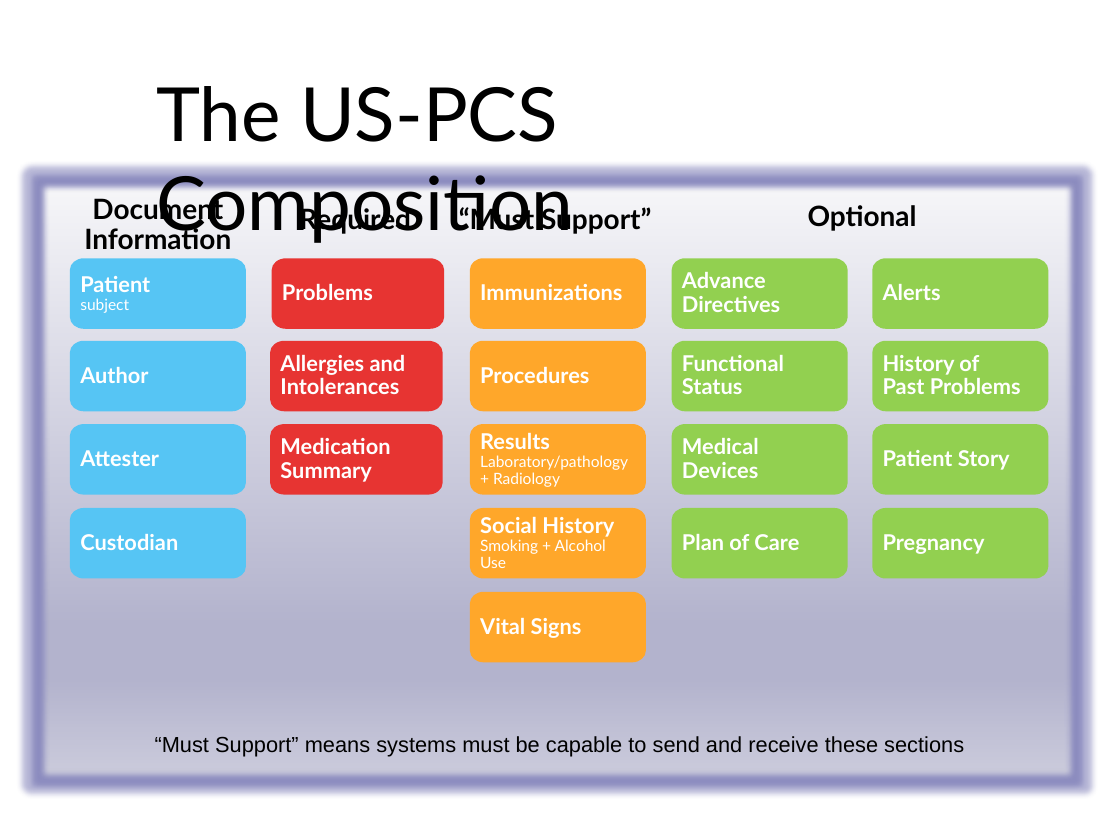
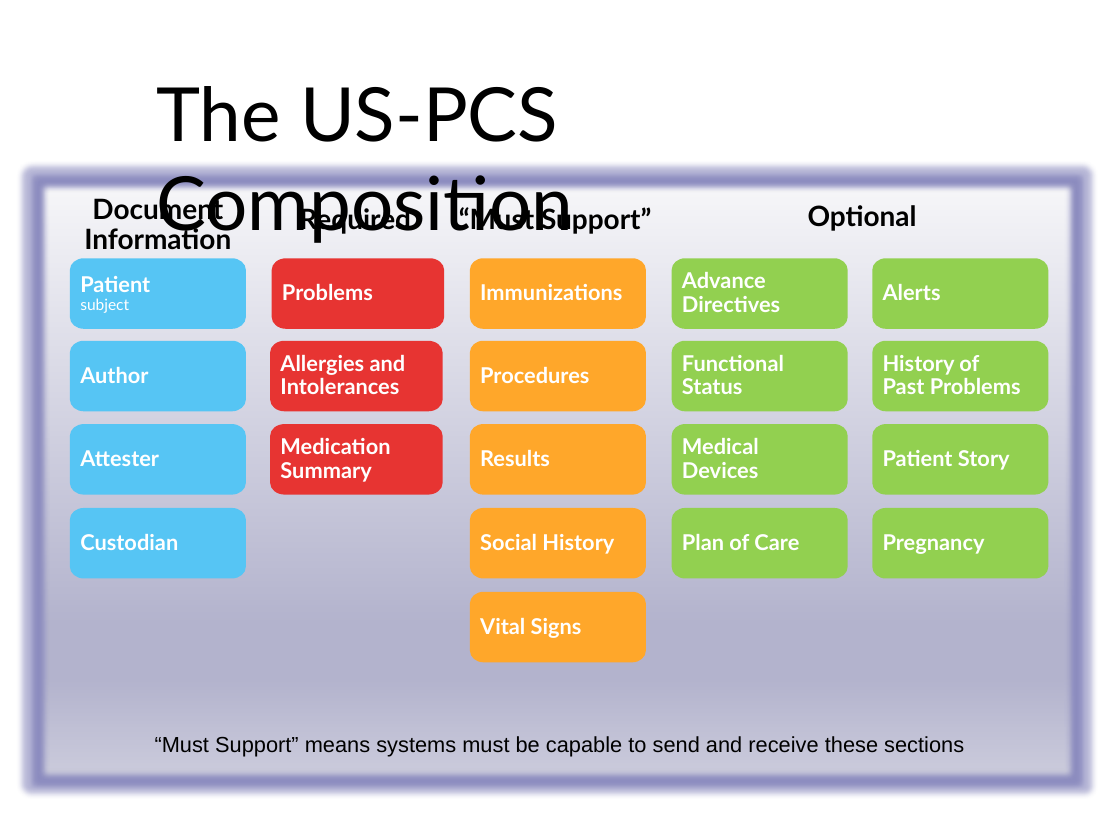
Before and after one commit to HL7/us-fhir-ps, a slide deck: slide 2 of US-PCS ballot images 2026.pptx. Drawn at 1120x840 pixels with LibreOffice and Linux fonts; fonts in the diff are those of the drawing. Boxes give left, top, right and bottom in pixels: in the first picture for what was removed or moved away, otherwise in the second. Text is boxed around its words. In the diff, an @@ line names an element or a change of style, - is before the commit and + after.

```diff
--- a/US-PCS ballot images 2026.pptx
+++ b/US-PCS ballot images 2026.pptx
@@ text in freeform shape at (480,450,550,466): text changed; size 10 to 14 pt; bold on @@
-Results
-Laboratory/pathology + Radiology
+Results
@@ text in freeform shape at (480,534,614,554): text changed; size 10 to 14 pt; bold on @@
-Social History
-Smoking + Alcohol Use
+Social History
```
Also in this commit, not shown: 1 other slide changed, 1 slide added, 7 other files.
